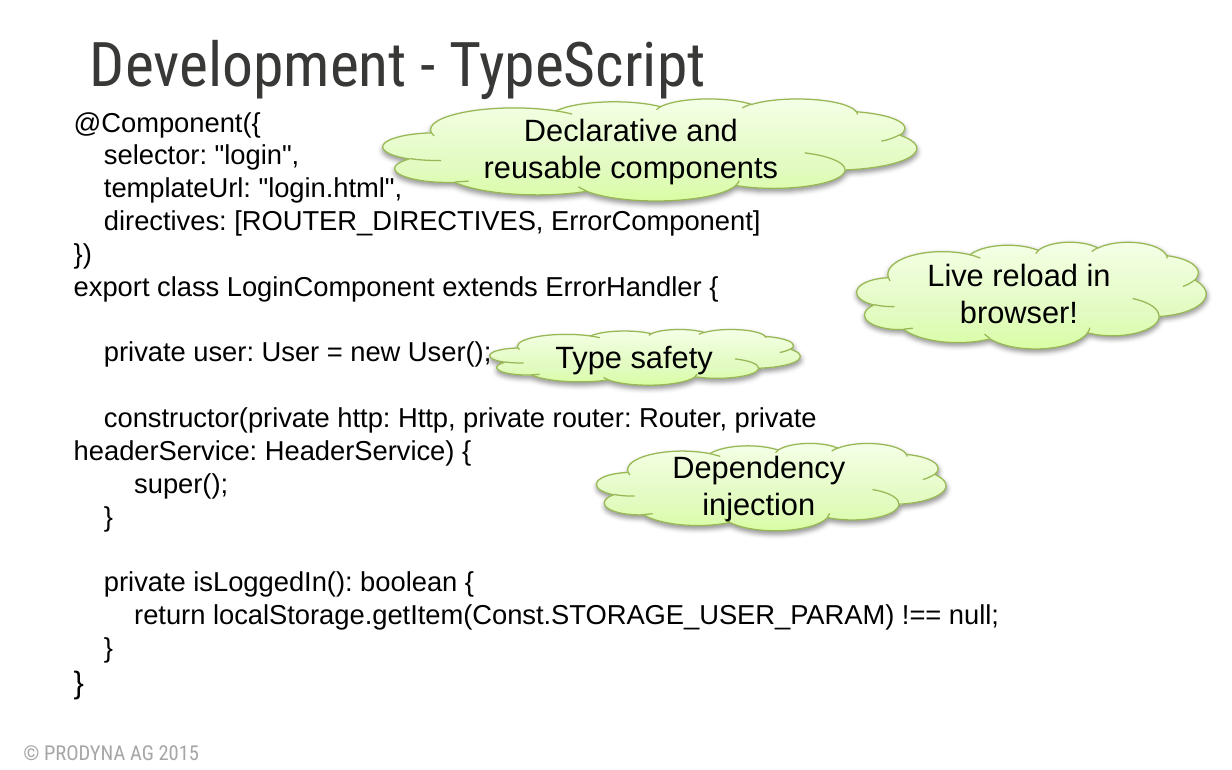
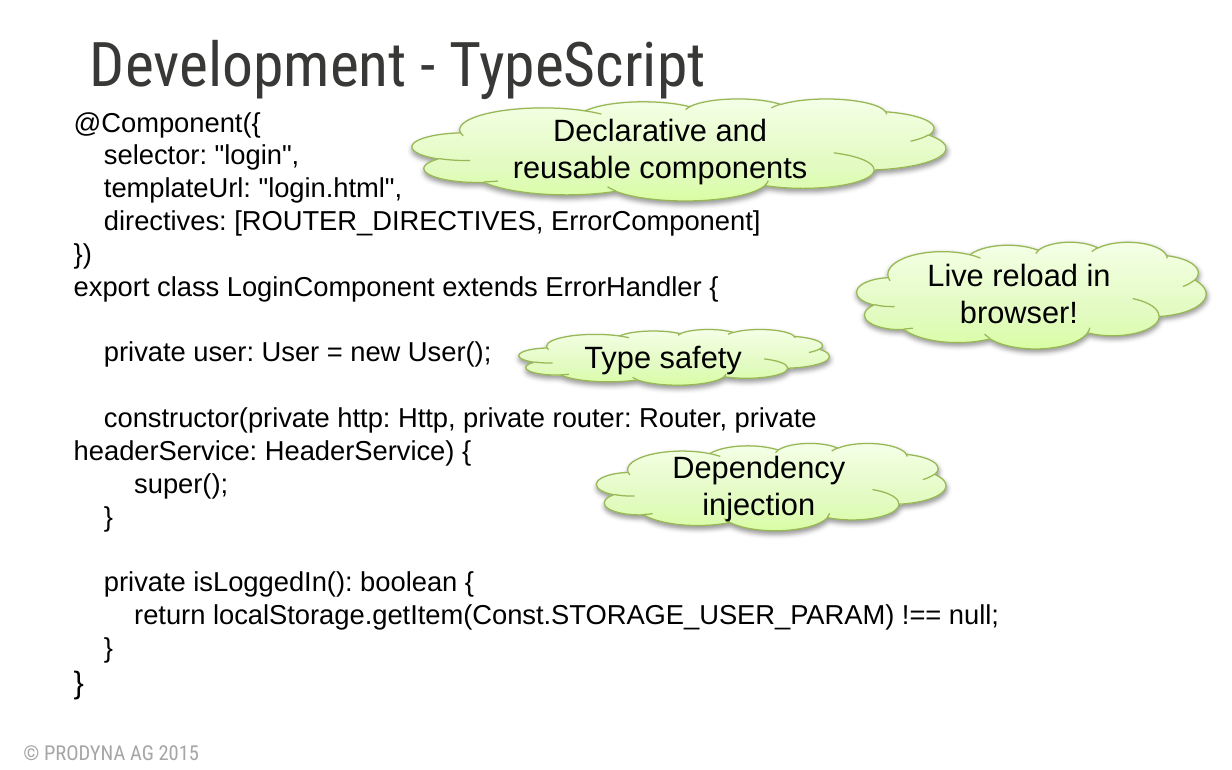
Before and after one commit to BGligorijevic/pac-slides, a slide deck: slide 13 of PAC-final-presentation.pptx. Drawn at 1232x770 pixels with LibreOffice and Linux fonts; fonts in the diff are those of the drawing; background and template pictures are left out. Boxes give left, top, right and bottom in pixels: in the first picture for what was removed or moved away, otherwise in the second. Text is boxed around its words. In the diff, an @@ line names an element or a change of style, - is before the commit and + after.

```diff
--- a/PAC-final-presentation.pptx
+++ b/PAC-final-presentation.pptx
@@ cloud "Declarative and reusable components": place and size @@
-cloud "Declarative and reusable components" at bbox=[383, 99, 917, 201]
+cloud "Declarative and reusable components" at bbox=[413, 99, 946, 201]
@@ cloud "Type safety": place and size @@
-cloud "Type safety" at bbox=[490, 329, 801, 384]
+cloud "Type safety" at bbox=[519, 329, 829, 384]
```
Also in this commit, not shown: 6 other slides changed.
